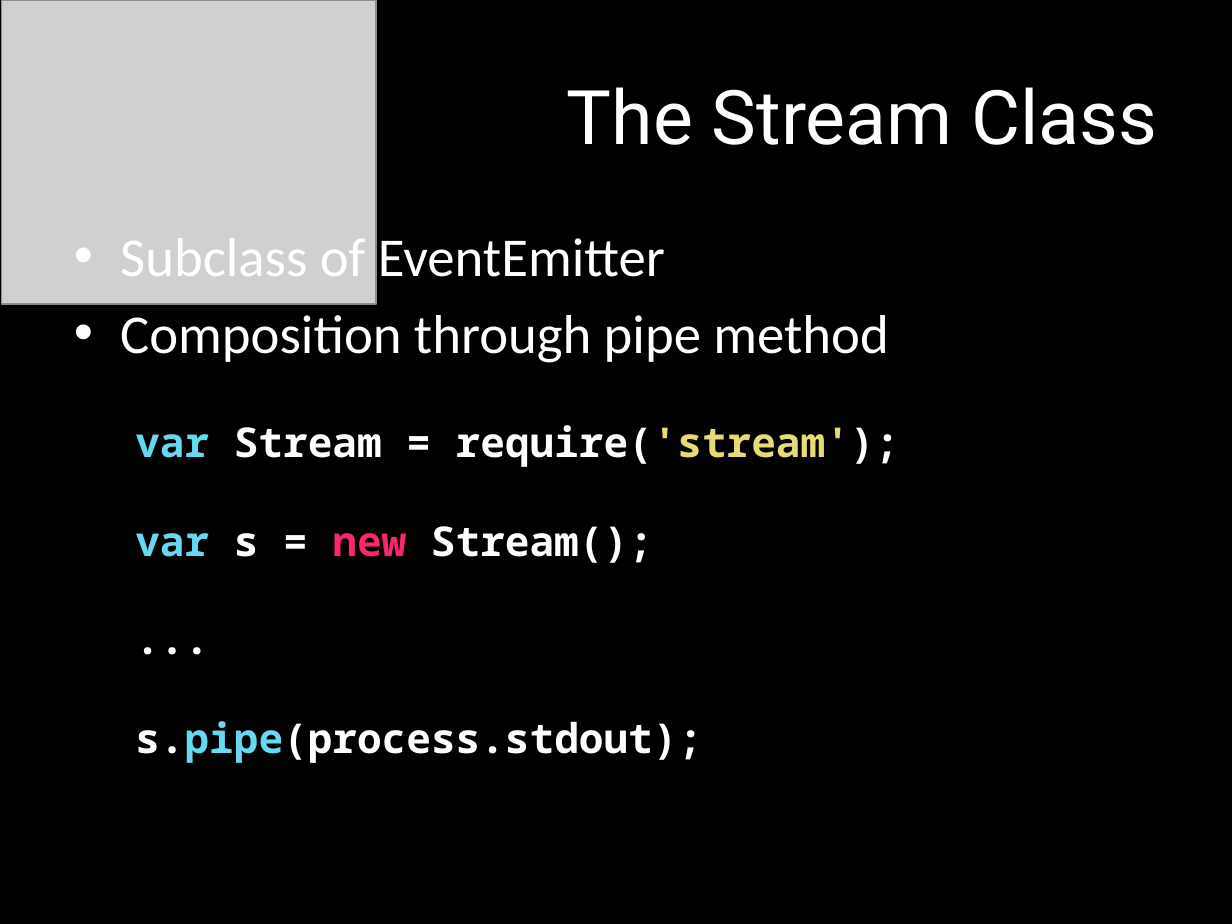
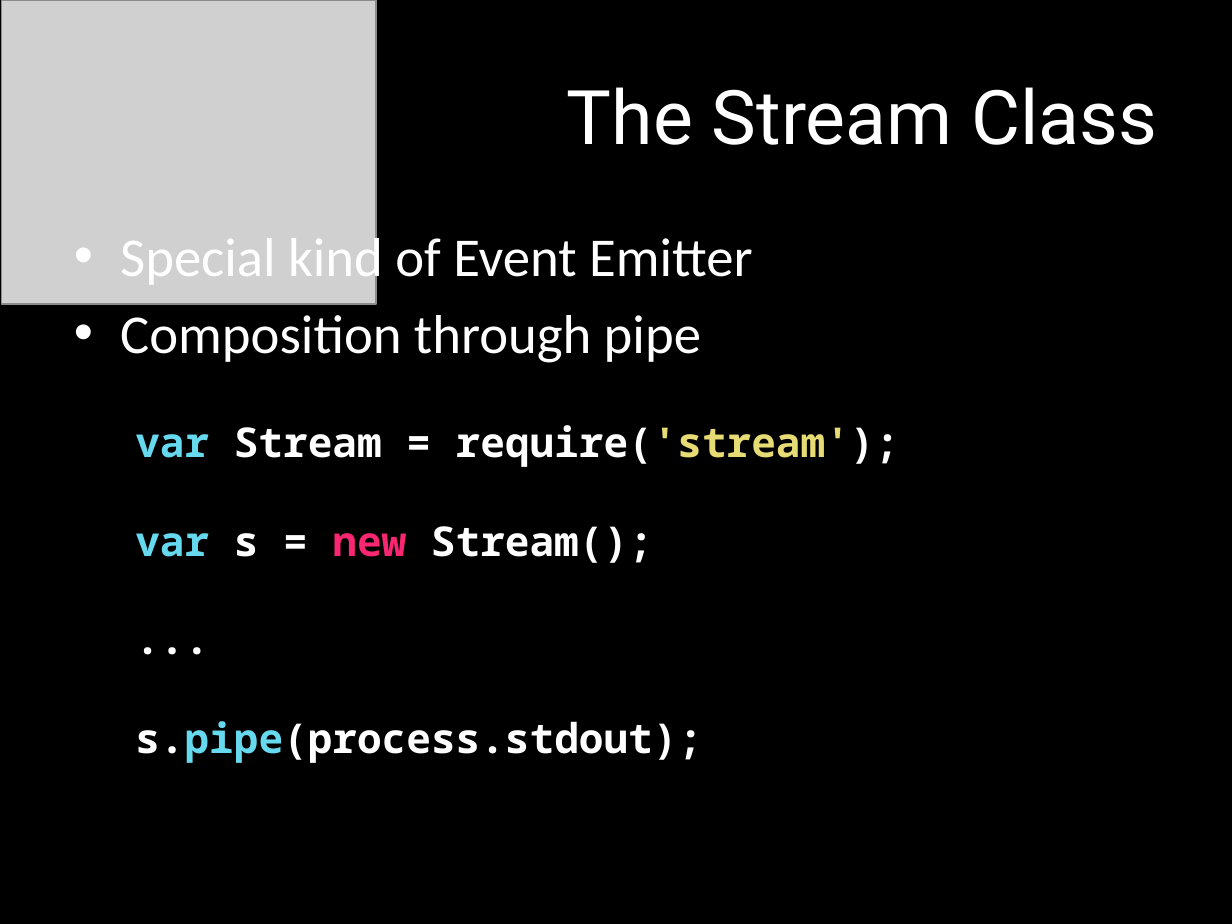
Before and after one commit to mattpodwysocki/SDC2013, a slide deck: slide 16 of SDC2013.pptx (slide 14 before the commit). Drawn at 1232x924 pixels with LibreOffice and Linux fonts; fonts in the diff are those of the drawing; grey boxes stand for pictures. Boxes give left, top, right and bottom in pixels: in the first picture for what was removed or moved away, otherwise in the second. Text is boxed around its words. In the diff, an @@ line names an element or a change of style, - is before the commit and + after.

Commit message:
Updating PPT, need to include more Streams2

```diff
--- a/SDC2013.pptx
+++ b/SDC2013.pptx
@@ text at bbox=[120, 230, 753, 363]: text changed @@
-• Subclass of EventEmitter
-• Composition through pipe method
+• Special kind of Event Emitter
+• Composition through pipe
```
Also in this commit, not shown: 3 other slides changed, 3 slides added, 1 slide removed.
